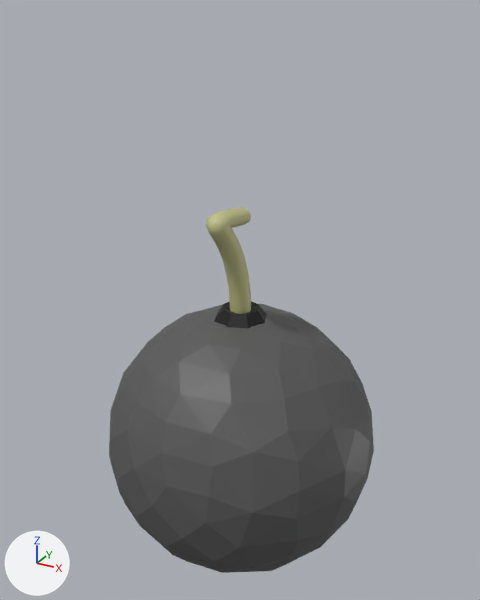
Renders of the Blender file Item/Bomb.blend from each side of a commit.
The view is the same before and after, from a 50 mm camera at (2.05, -3.75, 2.88) aimed at (-0.04, 0.05, 0.98). Every picture has the same lights, and +X, +Y and +Z are marked at lower left.
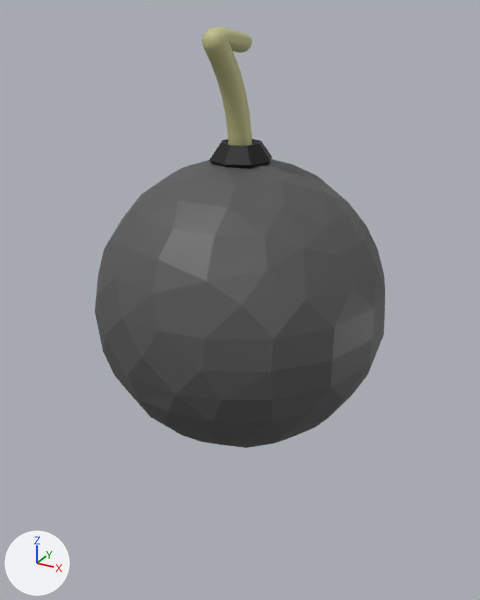
What the commit changed:
me_sphere has 482 vertices, 512 faces and spans x -1.0..1.0, y -1.0..1.0, z -1.0..1.0.
me_sphere is used by ob_sphere; location (0.0, 0.0, -0.102).
me_sphere part 1: the whole mesh is moved by (0.0, 0.0, 1.0).
Object 'Sphere' (ob_sphere) moves from (0.0, 0.0, -0.102) to (0.0, 0.0, 0.0).
Object 'BézierCurve' (ob_béziercurve) moves from (0.0, 0.0, 1.656) to (0.0, 0.0, 2.73).
Object 'Torus.002' (ob_torus_002) moves from (0.0, 0.0, 0.852) to (0.0, 0.0, 2.0).

Pixel boxes (x1, y1, x2, y2) of what changed, in the pictures (480 x 600 px):
'Sphere', moved
    before: (109, 304, 374, 573)
    after: (95, 159, 385, 448)
'BézierCurve', moved
    before: (206, 207, 251, 314)
    after: (202, 27, 252, 146)
'Torus.002', moved
    before: (214, 301, 267, 328)
    after: (209, 139, 272, 168)
